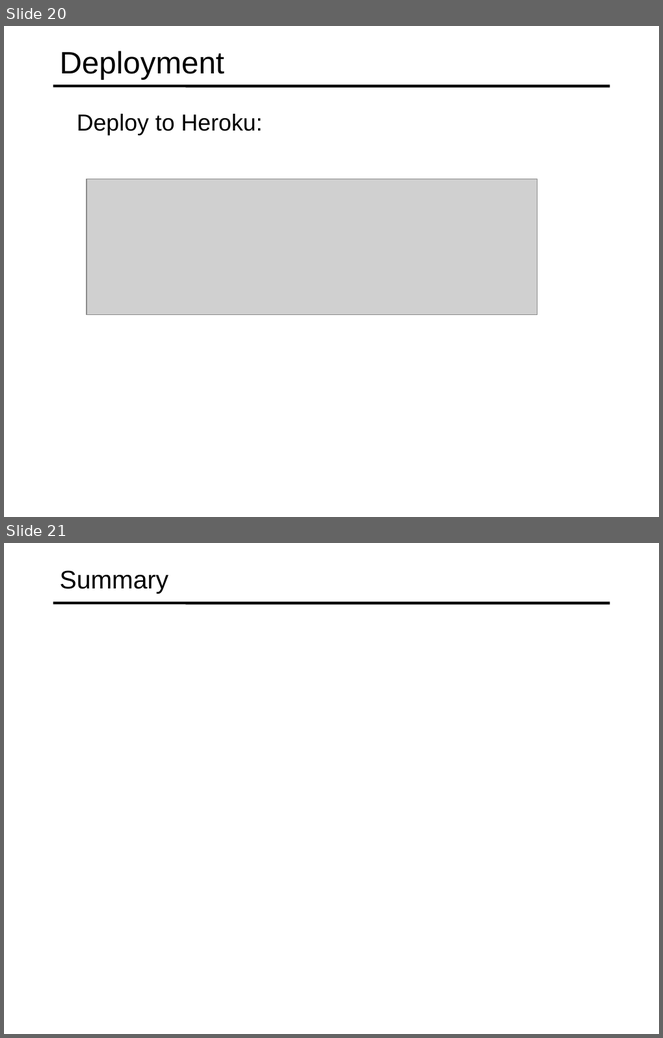
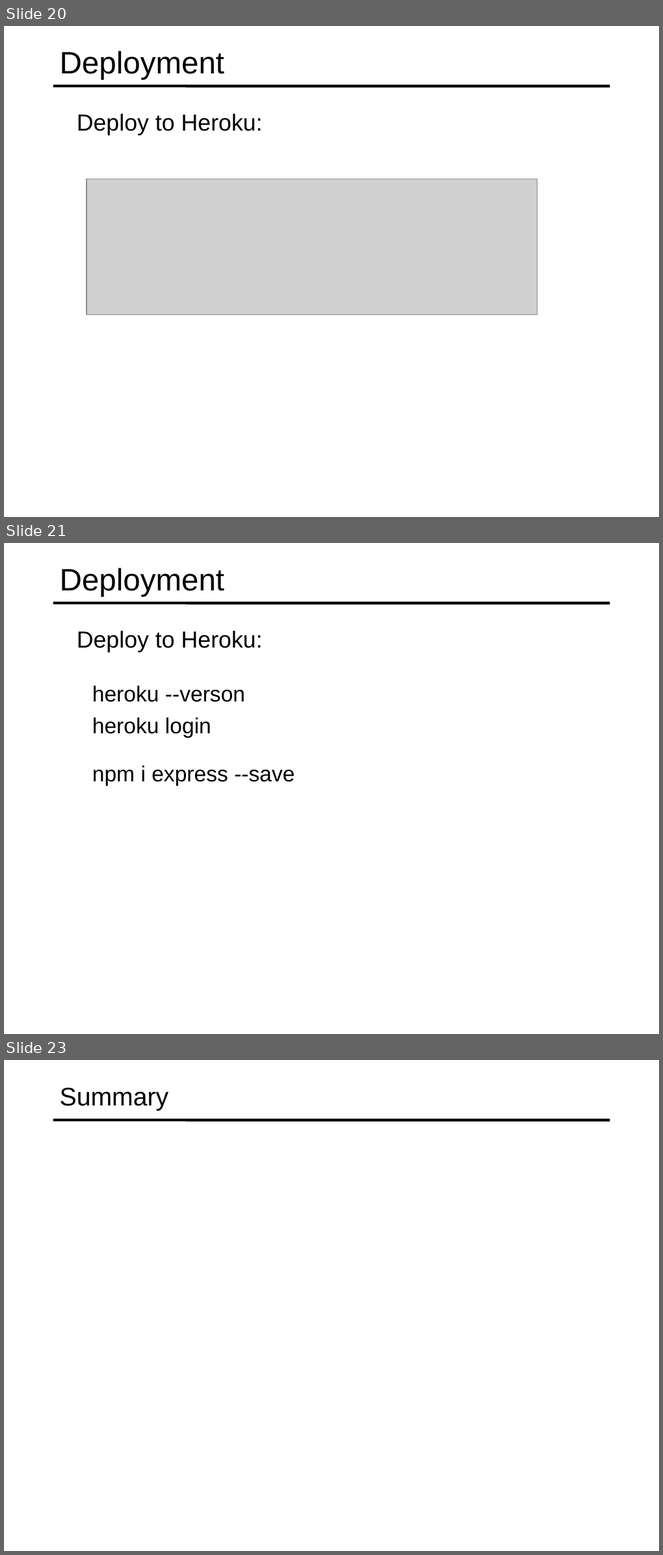
Before and after one commit to specter01wj/Jago_Link_Training, a slide deck: Angular/Angular7/Angular Advanced Course/Essentials/10.Deployment/L10_Deployment.ppt. Shown one above the other, each under a label of ours: slides 20 and 21 before the commit, slides 20, 21 and 23 after it; the slides between them are not shown. The pictures are 663x1038 and 663x1555 pixels, drawn with LibreOffice and Linux fonts; fonts in the diff are those of the drawing; grey boxes stand for pictures. Boxes give left, top, right and bottom in pixels: in the first picture for what was removed or moved away, otherwise in the second. Text is boxed around its words. In the diff, an @@ line names an element or a change of style, - is before the commit and + after.

```diff
--- a/Angular/Angular7/Angular Advanced Course/Essentials/10.Deployment/L10_Deployment.ppt
+++ b/Angular/Angular7/Angular Advanced Course/Essentials/10.Deployment/L10_Deployment.ppt
@@ slide 21 added at [4,543,659,1034], background #FFFFFF; not listed: 1 template element that a slide beside it also shows @@
@@ title added at [60,568,224,597], 34 pt, text #000000 @@
+Deployment
@@ text added at [77,631,263,653], 25.5 pt, text #000000 @@
+  Deploy to Heroku:
@@ text added at [92,685,245,738], 24 pt, text #000000 @@
+  heroku --verson
+  heroku login
@@ text added at [92,765,295,786], 24 pt, text #000000 @@
+  npm i express --save
@@ what was slide 21 is now slide 23 @@
```
Also in this commit, not shown: 1 other slide added, 1 other file.
